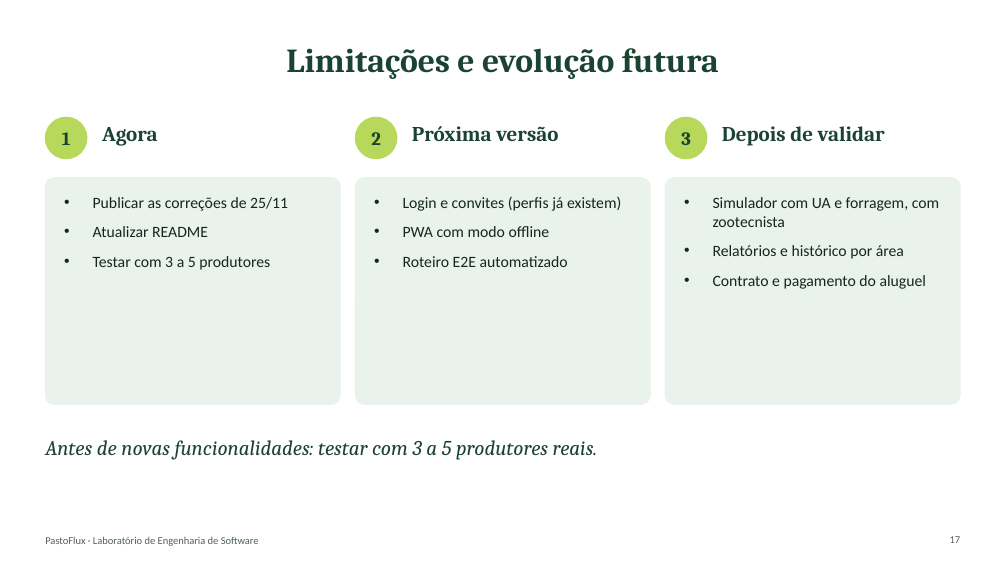
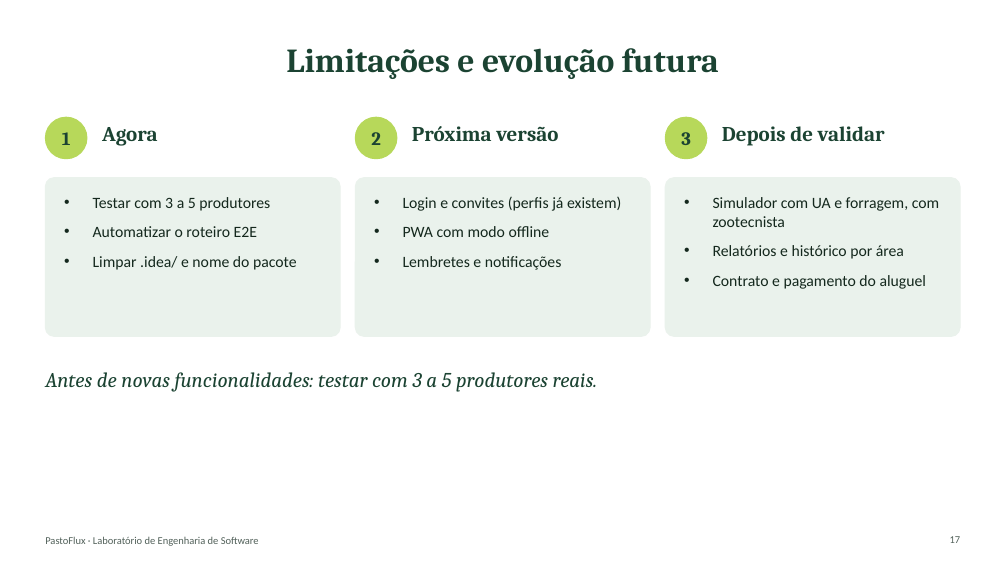
Before and after one commit to lucgoncalvess/pastoflux, a slide deck: slide 17 of documentacao/PastoFlux - Apresentacao Final.pptx. Drawn at 1008x567 pixels with LibreOffice and Linux fonts; fonts in the diff are those of the drawing. Boxes give left, top, right and bottom in pixels: in the first picture for what was removed or moved away, otherwise in the second. Text is boxed around its words. In the diff, an @@ line names an element or a change of style, - is before the commit and + after.

```diff
--- a/documentacao/PastoFlux - Apresentacao Final.pptx
+++ b/documentacao/PastoFlux - Apresentacao Final.pptx
@@ rounded rectangle resized from (x1=45, y1=178, x2=340, y2=405) to (x1=45, y1=178, x2=340, y2=337) @@
@@ rounded rectangle resized from (x1=355, y1=178, x2=650, y2=405) to (x1=355, y1=178, x2=650, y2=337) @@
@@ proportions changed in 3 elements at (x1=45, y1=178, x2=340, y2=337), (x1=355, y1=178, x2=650, y2=337), (x1=665, y1=178, x2=960, y2=337) @@
@@ rounded rectangle resized from (x1=665, y1=178, x2=960, y2=405) to (x1=665, y1=178, x2=960, y2=337) @@
@@ text at (x1=93, y1=197, x2=288, y2=237): paragraphs removed @@
-• Publicar as correções de 25/11
-• Atualizar README
@@ text at (x1=93, y1=226, x2=297, y2=270): paragraphs added @@
+• Automatizar o roteiro E2E
+• Limpar .idea/ e nome do pacote
@@ text at (x1=403, y1=256, x2=562, y2=270): text changed @@
-• Roteiro E2E automatizado
+• Lembretes e notificações
@@ text "Antes de novas funcionalidades: testar ..." moved from (x1=45, y1=440, x2=598, y2=460) to (x1=45, y1=372, x2=598, y2=392) @@
```
Also in this commit, not shown: 5 other slides changed, 2 other files.
